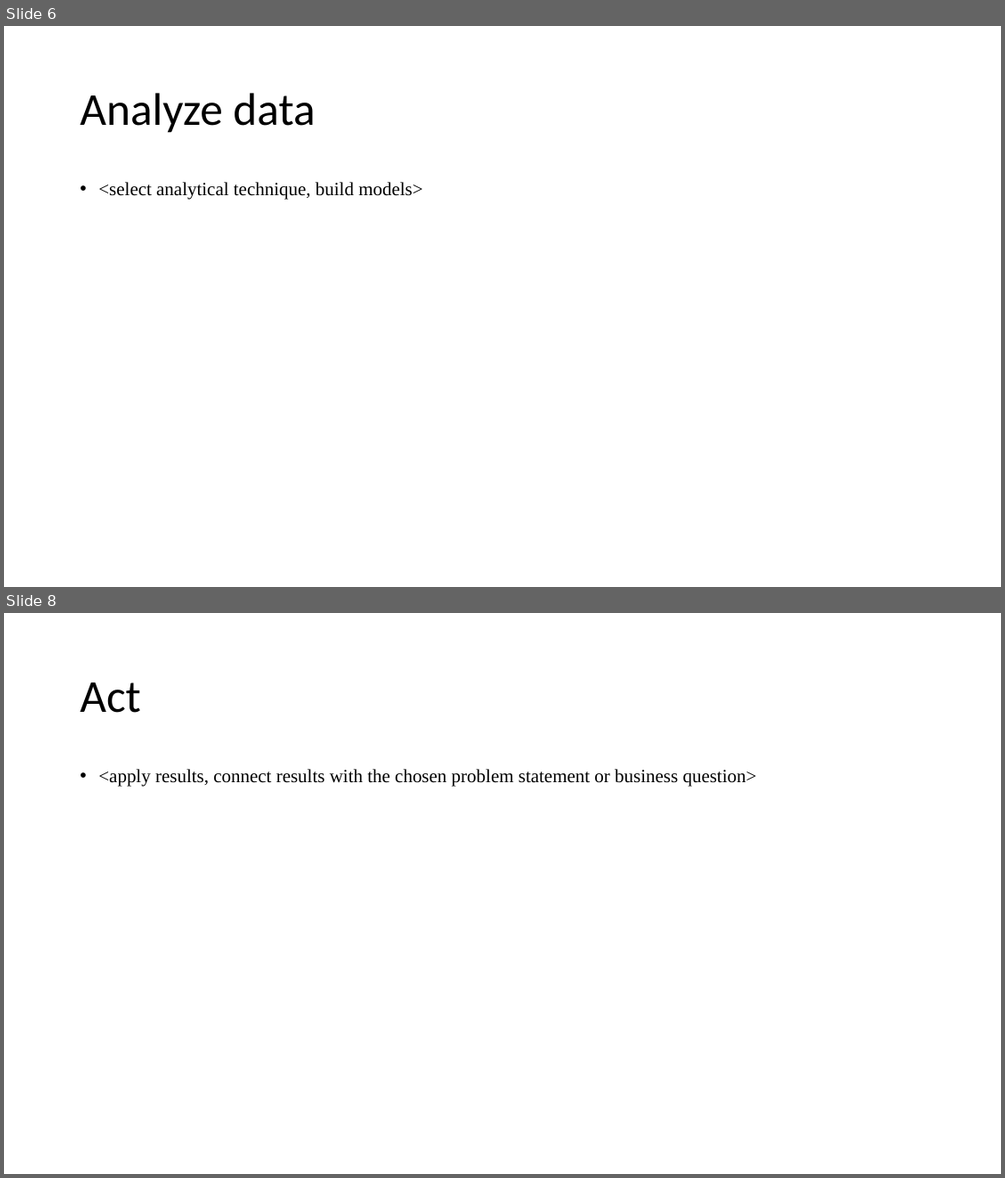
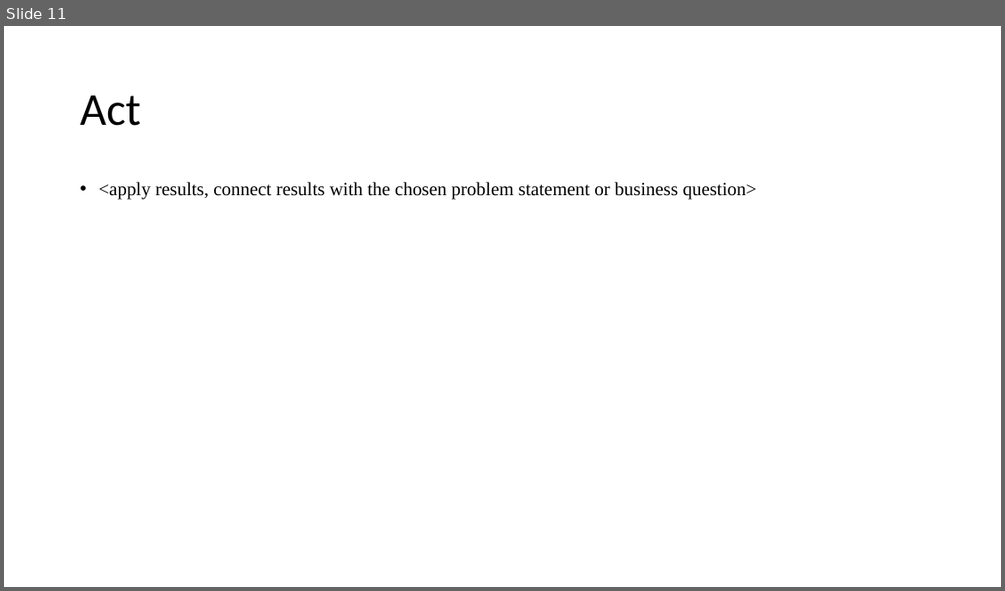
Before and after one commit to jfisher43/ana500, a slide deck: FisherJ_ANA500_Micro-Project_template.pptx. Shown one above the other, each under a label of ours: slides 6 and 8 before the commit, slide 11 after it; the slides between them are not shown. The pictures are 1005x1178 and 1005x591 pixels, drawn with LibreOffice and Linux fonts; fonts in the diff are those of the drawing. Boxes give left, top, right and bottom in pixels: in the first picture for what was removed or moved away, otherwise in the second. Text is boxed around its words. In the diff, an @@ line names an element or a change of style, - is before the commit and + after.

```diff
--- a/FisherJ_ANA500_Micro-Project_template.pptx
+++ b/FisherJ_ANA500_Micro-Project_template.pptx
@@ slide 6 removed at (4, 26, 1001, 587), background #FFFFFF @@
@@ title removed at (80, 93, 315, 133) @@
-Analyze data
@@ text removed at (98, 182, 422, 199) @@
-• <select analytical technique, build models>
@@ what was slide 8 is now slide 11 @@
```
Also in this commit, not shown: 6 slides changed, 4 slides added, 3 other files.
